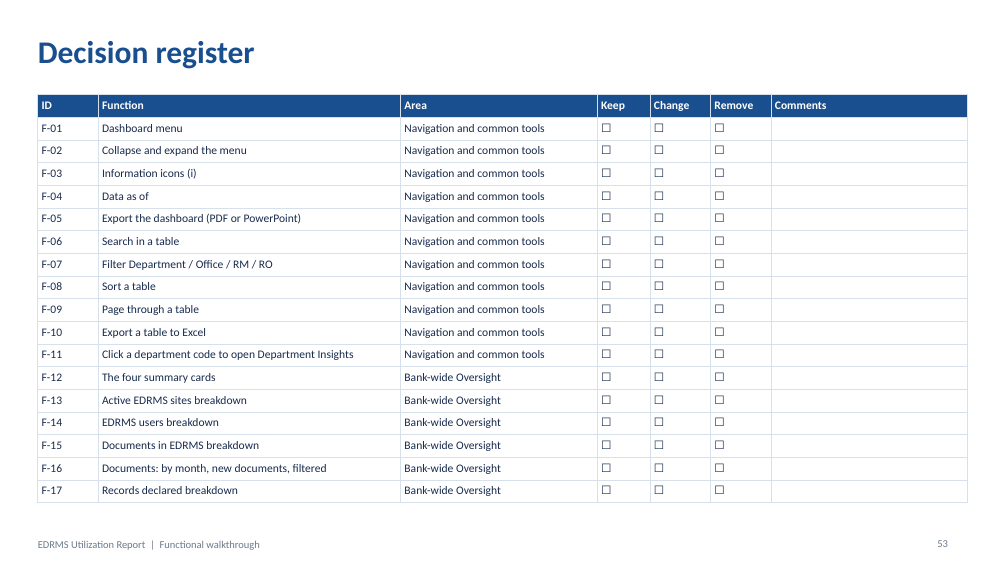
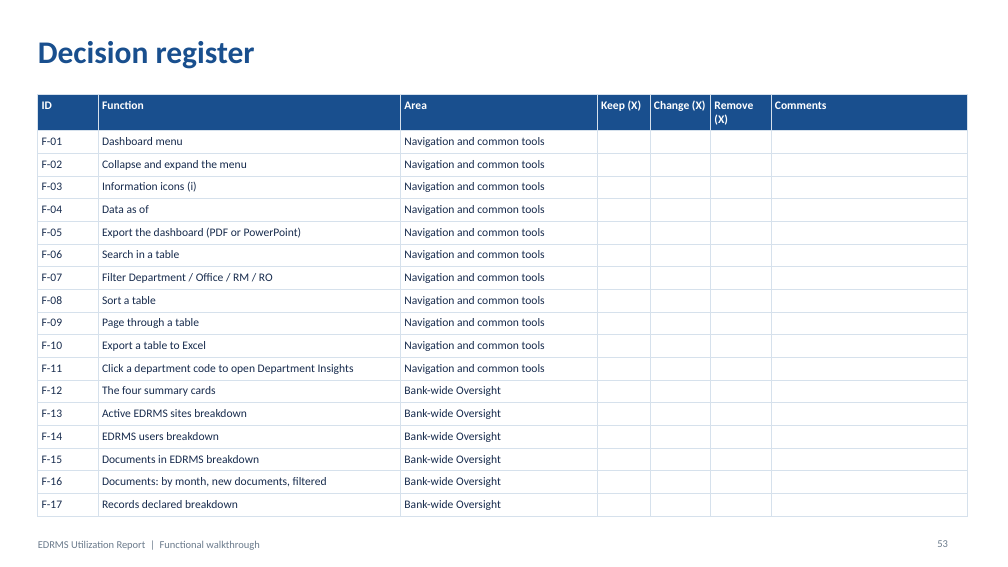
Before and after one commit to perezfiles01-droid/Jim, a slide deck: slide 53 of presentations/EDRMS_Utilization_Report_Walkthrough.pptx. Drawn at 1008x567 pixels with LibreOffice and Linux fonts; fonts in the diff are those of the drawing. Boxes give left, top, right and bottom in pixels: in the first picture for what was removed or moved away, otherwise in the second. Text is boxed around its words. In the diff, an @@ line names an element or a change of style, - is before the commit and + after.

```diff
--- a/presentations/EDRMS_Utilization_Report_Walkthrough.pptx
+++ b/presentations/EDRMS_Utilization_Report_Walkthrough.pptx
@@ table at (38, 95, 968, 514) @@
-row 1: ID | Function | Area | Keep | Change | Remove | Comments
+row 1: ID | Function | Area | Keep (X) | Change (X) | Remove (X) | Comments
-row 2: F-01 | Dashboard menu | Navigation and common tools | ☐ | ☐ | ☐ | 
+row 2: F-01 | Dashboard menu | Navigation and common tools |  |  |  | 
-row 3: F-02 | Collapse and expand the menu | Navigation and common tools | ☐ | ☐ | ☐ | 
+row 3: F-02 | Collapse and expand the menu | Navigation and common tools |  |  |  | 
-row 4: F-03 | Information icons (i) | Navigation and common tools | ☐ | ☐ | ☐ | 
+row 4: F-03 | Information icons (i) | Navigation and common tools |  |  |  | 
-row 5: F-04 | Data as of | Navigation and common tools | ☐ | ☐ | ☐ | 
+row 5: F-04 | Data as of | Navigation and common tools |  |  |  | 
-row 6: F-05 | Export the dashboard (PDF or PowerPoint) | Navigation and common tools | ☐ | ☐ | ☐ | 
+row 6: F-05 | Export the dashboard (PDF or PowerPoint) | Navigation and common tools |  |  |  | 
-row 7: F-06 | Search in a table | Navigation and common tools | ☐ | ☐ | ☐ | 
+row 7: F-06 | Search in a table | Navigation and common tools |  |  |  | 
-row 8: F-07 | Filter Department / Office / RM / RO | Navigation and common tools | ☐ | ☐ | ☐ | 
+row 8: F-07 | Filter Department / Office / RM / RO | Navigation and common tools |  |  |  | 
-row 9: F-08 | Sort a table | Navigation and common tools | ☐ | ☐ | ☐ | 
+row 9: F-08 | Sort a table | Navigation and common tools |  |  |  | 
-row 10: F-09 | Page through a table | Navigation and common tools | ☐ | ☐ | ☐ | 
+row 10: F-09 | Page through a table | Navigation and common tools |  |  |  | 
-row 11: F-10 | Export a table to Excel | Navigation and common tools | ☐ | ☐ | ☐ | 
+row 11: F-10 | Export a table to Excel | Navigation and common tools |  |  |  | 
-row 12: F-11 | Click a department code to open Department Insights | Navigation and common tools | ☐ | ☐ | ☐ | 
+row 12: F-11 | Click a department code to open Department Insights | Navigation and common tools |  |  |  | 
-row 13: F-12 | The four summary cards | Bank-wide Oversight | ☐ | ☐ | ☐ | 
+row 13: F-12 | The four summary cards | Bank-wide Oversight |  |  |  | 
-row 14: F-13 | Active EDRMS sites breakdown | Bank-wide Oversight | ☐ | ☐ | ☐ | 
+row 14: F-13 | Active EDRMS sites breakdown | Bank-wide Oversight |  |  |  | 
-row 15: F-14 | EDRMS users breakdown | Bank-wide Oversight | ☐ | ☐ | ☐ | 
+row 15: F-14 | EDRMS users breakdown | Bank-wide Oversight |  |  |  | 
-row 16: F-15 | Documents in EDRMS breakdown | Bank-wide Oversight | ☐ | ☐ | ☐ | 
+row 16: F-15 | Documents in EDRMS breakdown | Bank-wide Oversight |  |  |  | 
-row 17: F-16 | Documents: by month, new documents, filtered | Bank-wide Oversight | ☐ | ☐ | ☐ | 
+row 17: F-16 | Documents: by month, new documents, filtered | Bank-wide Oversight |  |  |  | 
-row 18: F-17 | Records declared breakdown | Bank-wide Oversight | ☐ | ☐ | ☐ | 
+row 18: F-17 | Records declared breakdown | Bank-wide Oversight |  |  |  | 
```
Also in this commit, not shown: 44 other slides changed, 1 other file.
